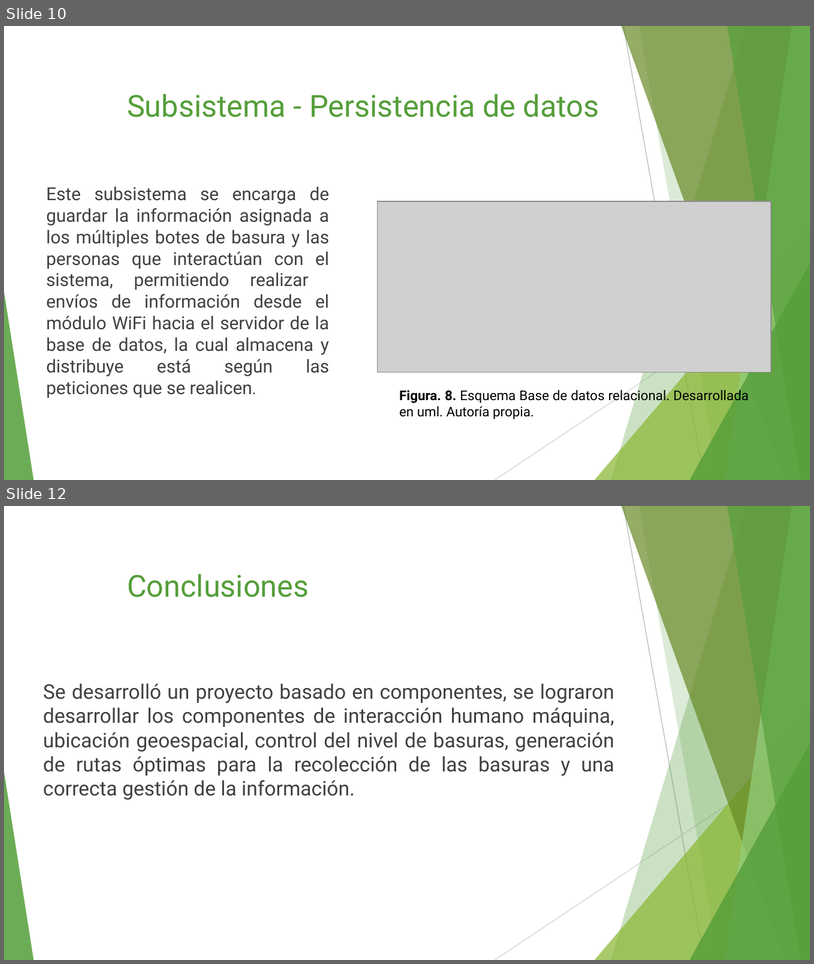
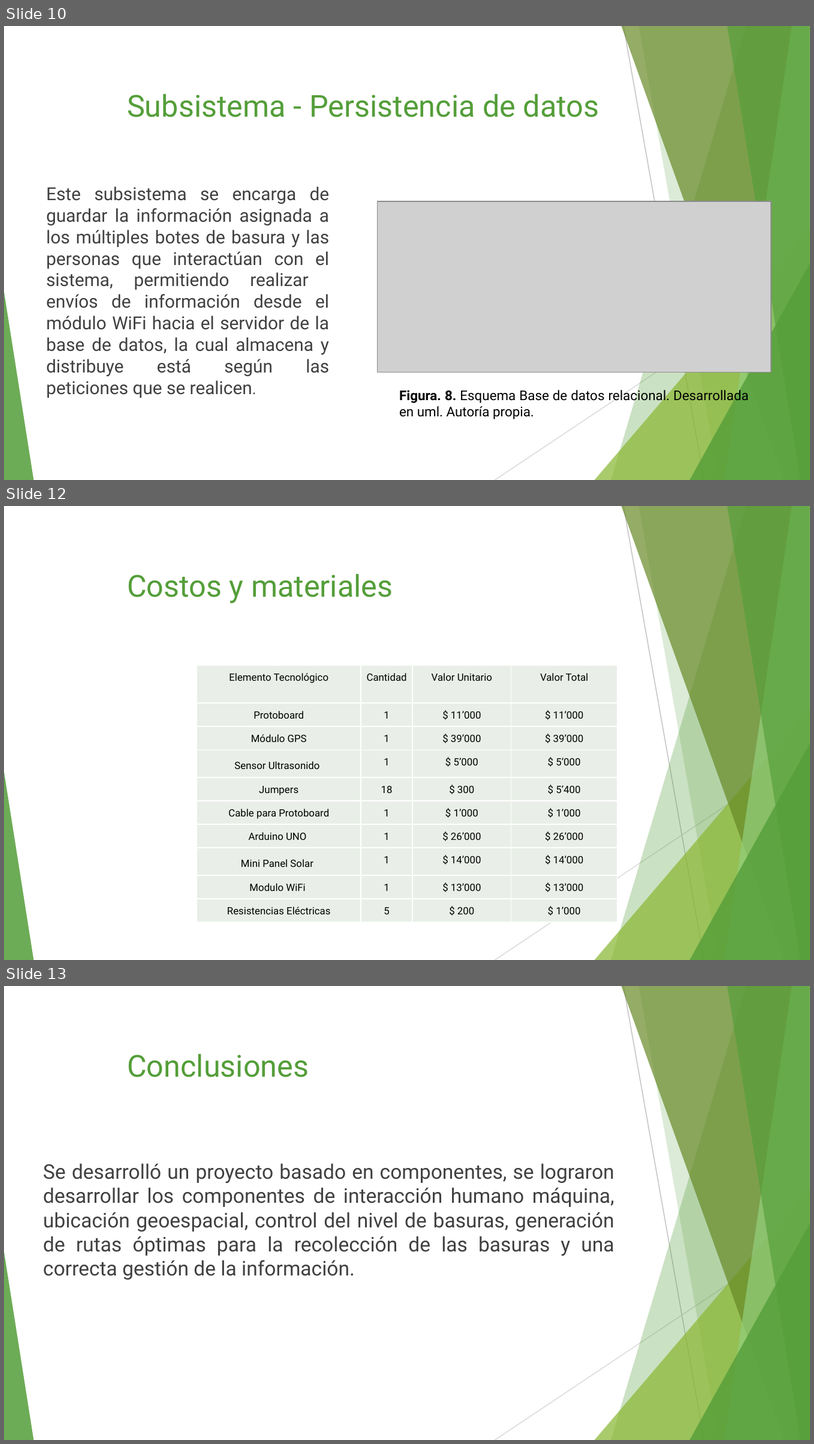
Before and after one commit to GLUD/basuras-inteligentes, a slide deck: Presentación/Basuras Inteligentes.pptx. Shown one above the other, each under a label of ours: slides 10 and 12 before the commit, slides 10, 12 and 13 after it; the slides between them are not shown. The pictures are 814x964 and 814x1444 pixels, drawn with LibreOffice and Linux fonts; fonts in the diff are those of the drawing; grey boxes stand for pictures. Boxes give left, top, right and bottom in pixels: in the first picture for what was removed or moved away, otherwise in the second. Text is boxed around its words. In the diff, an @@ line names an element or a change of style, - is before the commit and + after.

```diff
--- a/Presentación/Basuras Inteligentes.pptx
+++ b/Presentación/Basuras Inteligentes.pptx
@@ slide 12 added at (4,506,810,960), background #FFFFFF; not listed: 10 template elements that a slide beside it also shows @@
@@ title added at (127,574,393,603), 27 pt, text #549E39 @@
+Costos y materiales
@@ table added at (197,665,618,921), 10 rows, 4 columns @@
+Elemento Tecnológico | Cantidad | Valor Unitario | Valor Total
+Protoboard | 1 | $ 11’000 | $ 11’000
+Módulo GPS | 1 | $ 39’000 | $ 39’000
+Sensor Ultrasonido | 1 | $ 5’000 | $ 5’000
+Jumpers | 18 | $ 300 | $ 5’400
+Cable para Protoboard | 1 | $ 1’000 | $ 1’000
+Arduino UNO | 1 | $ 26’000 | $ 26’000
+Mini Panel Solar | 1 | $ 14’000 | $ 14’000
+Modulo WiFi | 1 | $ 13’000 | $ 13’000
+Resistencias Eléctricas | 5 | $ 200 | $ 1’000
@@ what was slide 12 is now slide 13 @@
```
Also in this commit, not shown: 1 slide changed.
